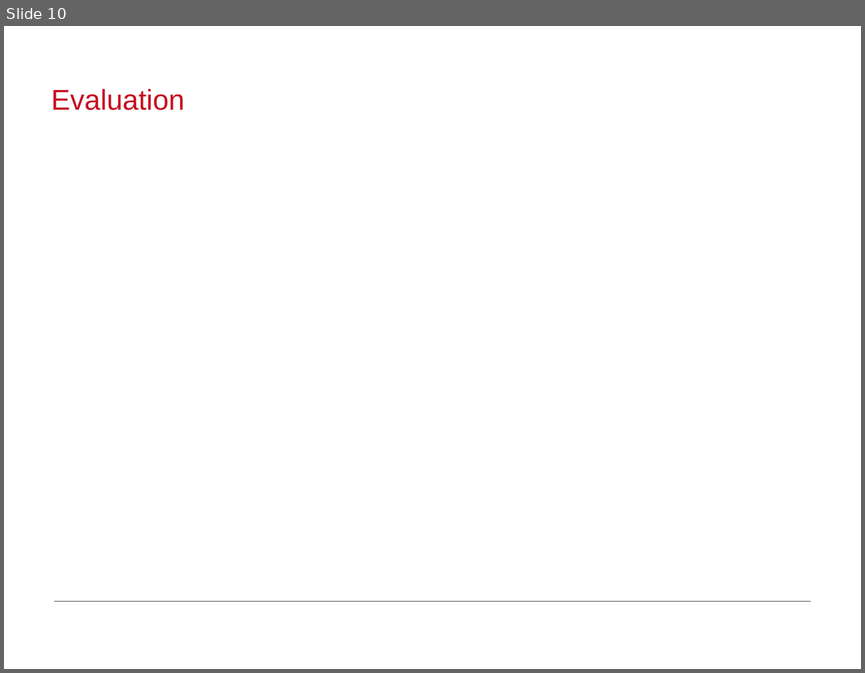
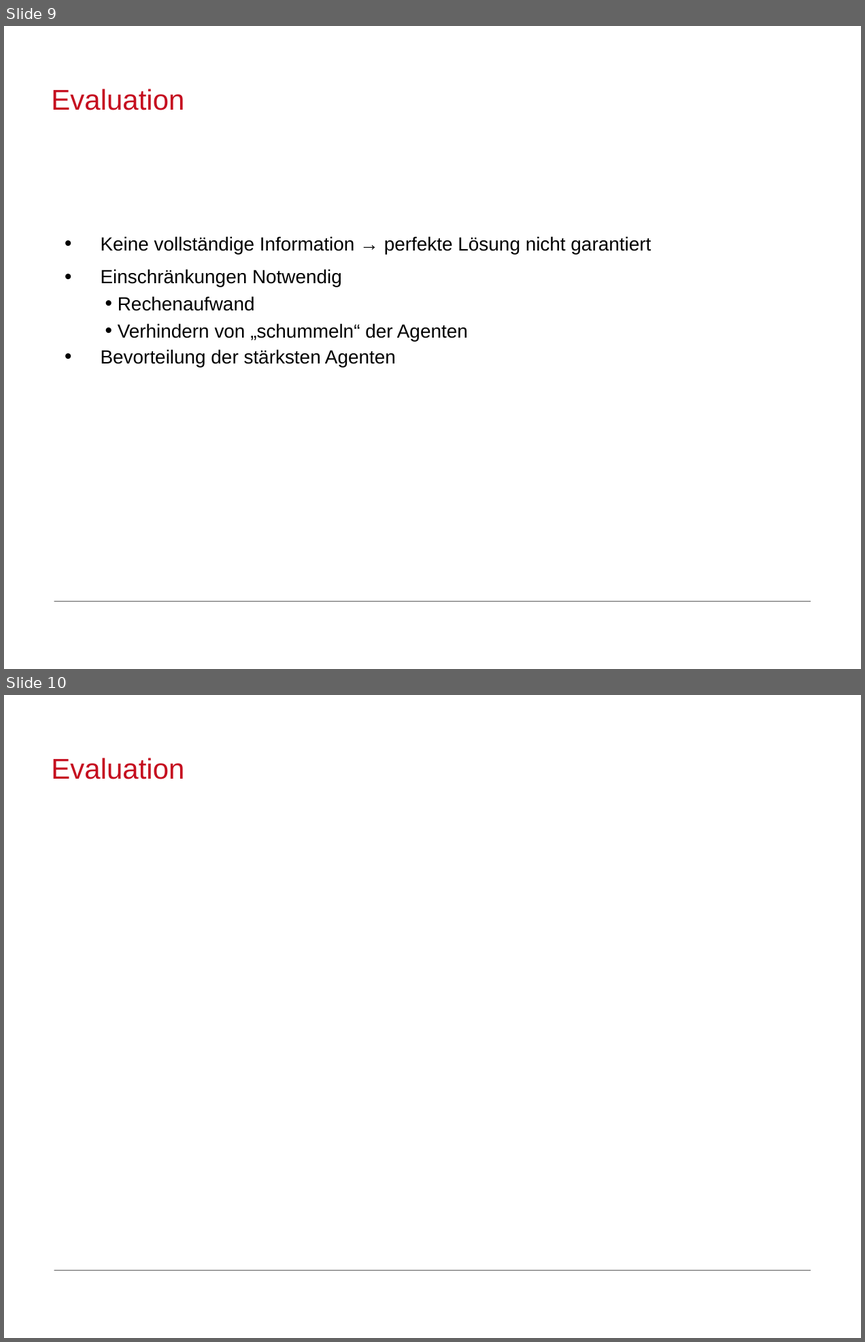
Before and after one commit to MFizz/AiF, a slide deck: Abschluss/Abschluss.odp. Shown one above the other, each under a label of ours: slide 10 before the commit, slides 9 and 10 after it. The pictures are 865x673 and 865x1342 pixels, drawn with LibreOffice and Linux fonts; fonts in the diff are those of the drawing; background and template pictures are left out. Boxes give left, top, right and bottom in pixels: in the first picture for what was removed or moved away, otherwise in the second. Text is boxed around its words. In the diff, an @@ line names an element or a change of style, - is before the commit and + after.

```diff
--- a/Abschluss/Abschluss.odp
+++ b/Abschluss/Abschluss.odp
@@ slide 9 added at bbox=[4, 26, 861, 669], background #FFFFFF; not listed: 1 template element that a slide beside it also shows @@
@@ title added at bbox=[51, 89, 184, 110], 24 pt, text #C50E1F @@
+Evaluation
@@ text added at bbox=[101, 236, 651, 367], 16 pt, text #000000 @@
+• Keine vollständige Information → perfekte Lösung nicht garantiert
+• Einschränkungen Notwendig
+  • Rechenaufwand
+  • Verhindern von „schummeln“ der Agenten
+• Bevorteilung der stärksten Agenten
```
Also in this commit, not shown: 6 slides changed, 2 other slides added, 3 slides removed, 1 other file.
